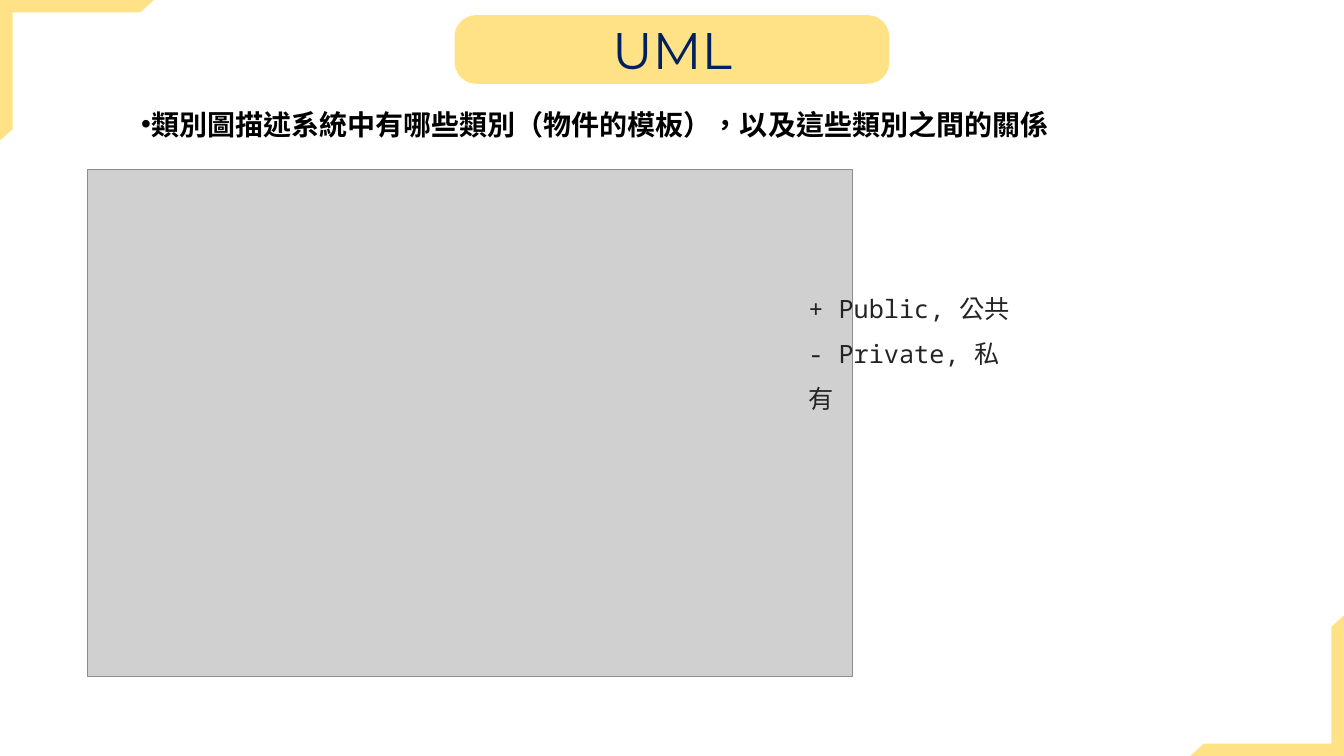
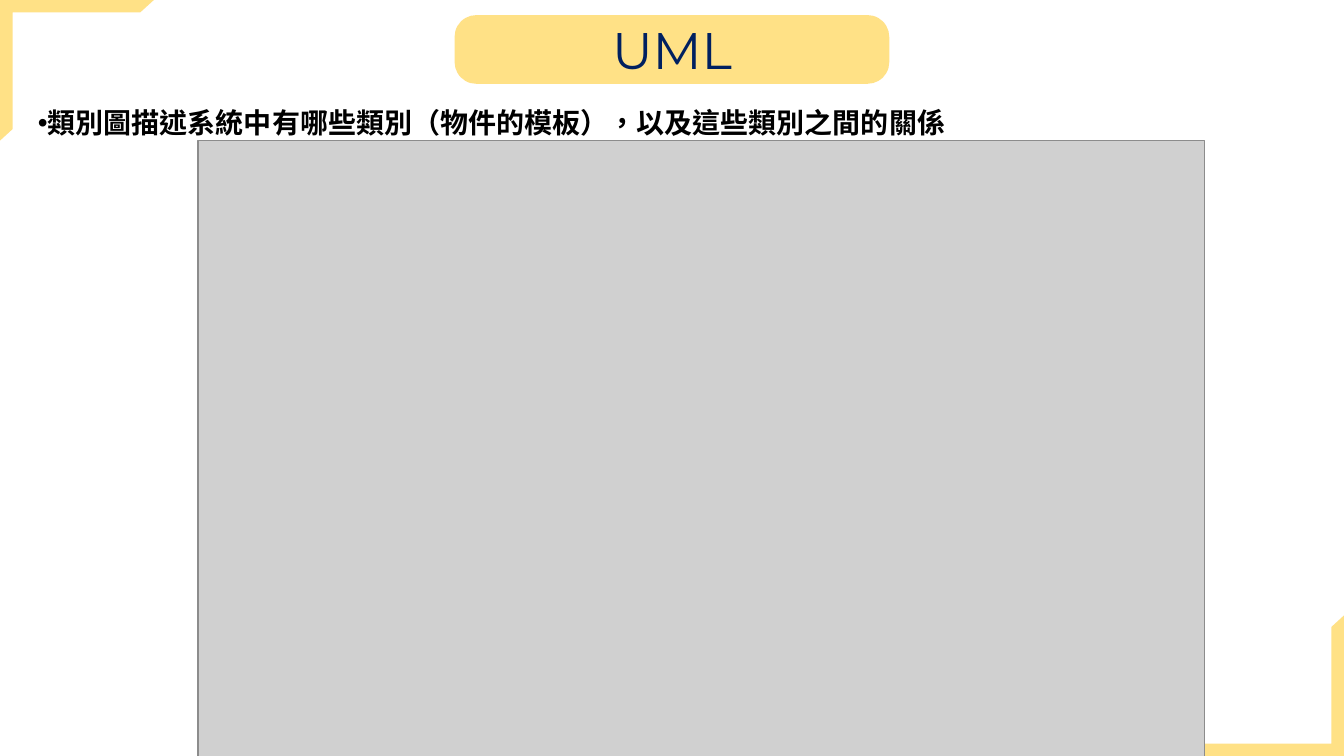
Before and after one commit to jiakai912/114201_poject, a slide deck: slide 4 of uml報告.pptx. Drawn at 1344x756 pixels with LibreOffice and Linux fonts; fonts in the diff are those of the drawing; grey boxes stand for pictures. Boxes give left, top, right and bottom in pixels: in the first picture for what was removed or moved away, otherwise in the second. Text is boxed around its words. In the diff, an @@ line names an element or a change of style, - is before the commit and + after.

Commit message:
0506 uml報告

```diff
--- a/uml報告.pptx
+++ b/uml報告.pptx
@@ text "類別圖描述系統中有哪些類別（物件的模板），以及這些類別之間的關係" rewrapped from (151, 111, 1048, 138) to (48, 109, 945, 141) @@
@@ picture: place and size @@
-picture at (88, 169, 853, 678)
+picture at (198, 140, 1205, 756)
@@ text removed at (808, 294, 1010, 410) @@
-+ Public, 公共
-- Private, 私有
```
